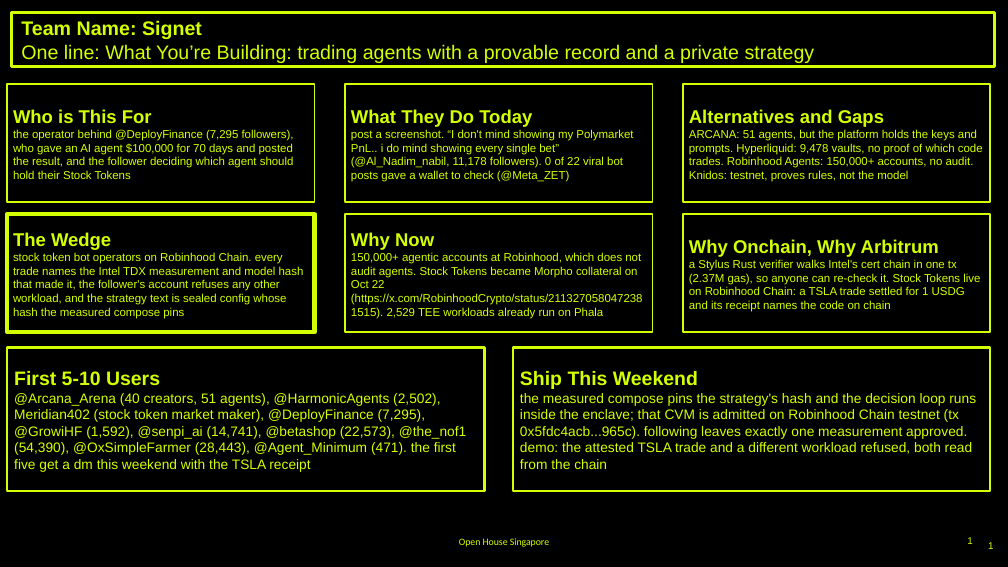
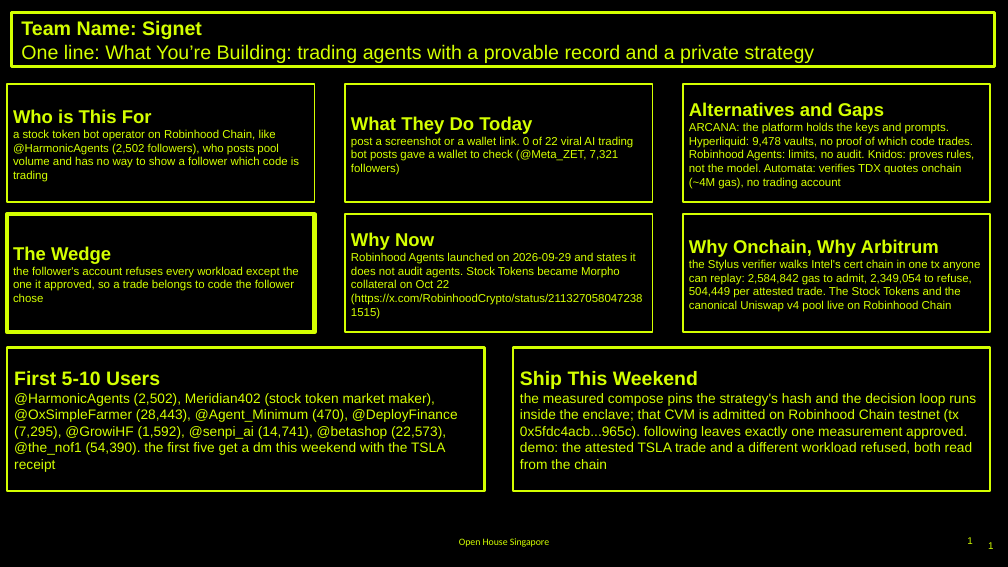
Before and after one commit to aarav1656/signet, a slide deck: slide 1 of deck/canvas/Signet-Product-Canvas.pptx. Drawn at 1008x567 pixels with LibreOffice and Linux fonts; fonts in the diff are those of the drawing; background and template pictures are left out. Boxes give left, top, right and bottom in pixels: in the first picture for what was removed or moved away, otherwise in the second. Text is boxed around its words. In the diff, an @@ line names an element or a change of style, - is before the commit and + after.

Commit message:
Canvases: one persona and one-sentence wedge, no campaign quote, ARCANA as channel not user, gas figures from cast receipt, Automata as prior art; README and submission name what a receipt proves

```diff
--- a/deck/canvas/Signet-Product-Canvas.pptx
+++ b/deck/canvas/Signet-Product-Canvas.pptx
@@ text in rectangle at box(13, 129, 299, 182): text changed @@
-the operator behind @DeployFinance (7,295 followers), who gave an AI agent $100,000 for 70 days and posted the result, and the follower deciding which agent should hold their Stock Tokens
+a stock token bot operator on Robinhood Chain, like @HarmonicAgents (2,502 followers), who posts pool volume and has no way to show a follower which code is trading
@@ text in rectangle at box(351, 136, 633, 175): text changed @@
-post a screenshot. “I don't mind showing my Polymarket PnL.. i do mind showing every single bet” (@Al_Nadim_nabil, 11,178 followers). 0 of 22 viral bot posts gave a wallet to check (@Meta_ZET)
+post a screenshot or a wallet link. 0 of 22 viral AI trading bot posts gave a wallet to check (@Meta_ZET, 7,321 followers)
@@ text in rectangle at box(689, 122, 974, 189): text changed @@
-ARCANA: 51 agents, but the platform holds the keys and prompts. Hyperliquid: 9,478 vaults, no proof of which code trades. Robinhood Agents: 150,000+ accounts, no audit. Knidos: testnet, proves rules, not the model
+ARCANA: the platform holds the keys and prompts. Hyperliquid: 9,478 vaults, no proof of which code trades. Robinhood Agents: limits, no audit. Knidos: proves rules, not the model. Automata: verifies TDX quotes onchain (~4M gas), no trading account
@@ text in rectangle at box(13, 266, 299, 302): text changed @@
-stock token bot operators on Robinhood Chain. every trade names the Intel TDX measurement and model hash that made it, the follower's account refuses any other workload, and the strategy text is sealed config whose hash the measured compose pins
+the follower's account refuses every workload except the one it approved, so a trade belongs to code the follower chose
@@ text in rectangle at box(351, 252, 643, 305): text changed @@
-150,000+ agentic accounts at Robinhood, which does not audit agents. Stock Tokens became Morpho collateral on Oct 22 (https://x.com/RobinhoodCrypto/status/2113270580472381515). 2,529 TEE workloads already run on Phala
+Robinhood Agents launched on 2026-09-29 and states it does not audit agents. Stock Tokens became Morpho collateral on Oct 22 (https://x.com/RobinhoodCrypto/status/2113270580472381515)
@@ text in rectangle at box(689, 259, 980, 312): text changed @@
-a Stylus Rust verifier walks Intel's cert chain in one tx (2.37M gas), so anyone can re-check it. Stock Tokens live on Robinhood Chain: a TSLA trade settled for 1 USDG and its receipt names the code on chain
+the Stylus verifier walks Intel's cert chain in one tx anyone can replay: 2,584,842 gas to admit, 2,349,054 to refuse, 504,449 per attested trade. The Stock Tokens and the canonical Uniswap v4 pool live on Robinhood Chain
@@ text in rectangle at box(14, 393, 458, 472): text changed @@
-@Arcana_Arena (40 creators, 51 agents), @HarmonicAgents (2,502), Meridian402 (stock token market maker), @DeployFinance (7,295), @GrowiHF (1,592), @senpi_ai (14,741), @betashop (22,573), @the_nof1 (54,390), @OxSimpleFarmer (28,443), @Agent_Minimum (471). the first five get a dm this weekend with the TSLA receipt
+@HarmonicAgents (2,502), Meridian402 (stock token market maker), @OxSimpleFarmer (28,443), @Agent_Minimum (470), @DeployFinance (7,295), @GrowiHF (1,592), @senpi_ai (14,741), @betashop (22,573), @the_nof1 (54,390). the first five get a dm this weekend with the TSLA receipt
```
Also in this commit, not shown: 9 other files.
